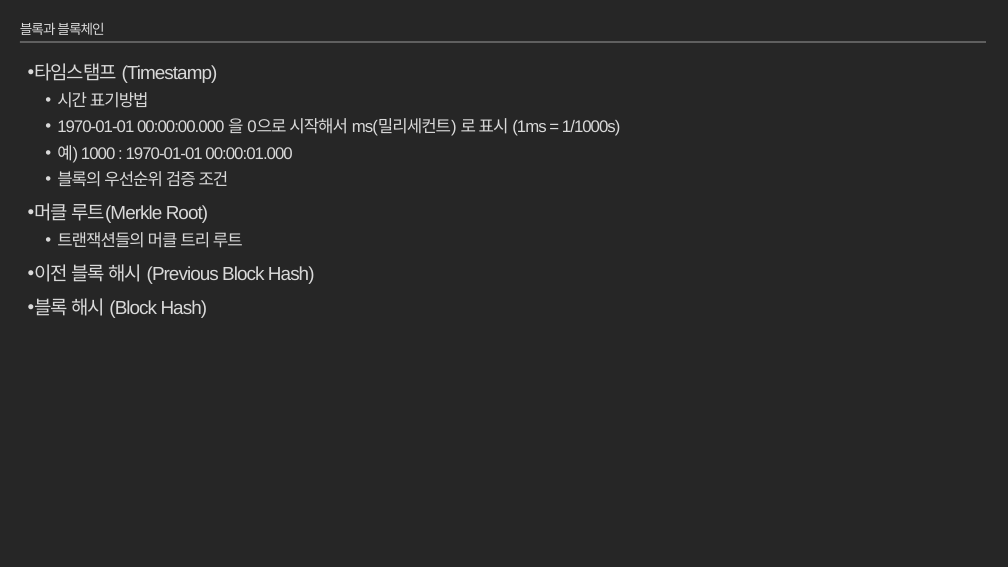
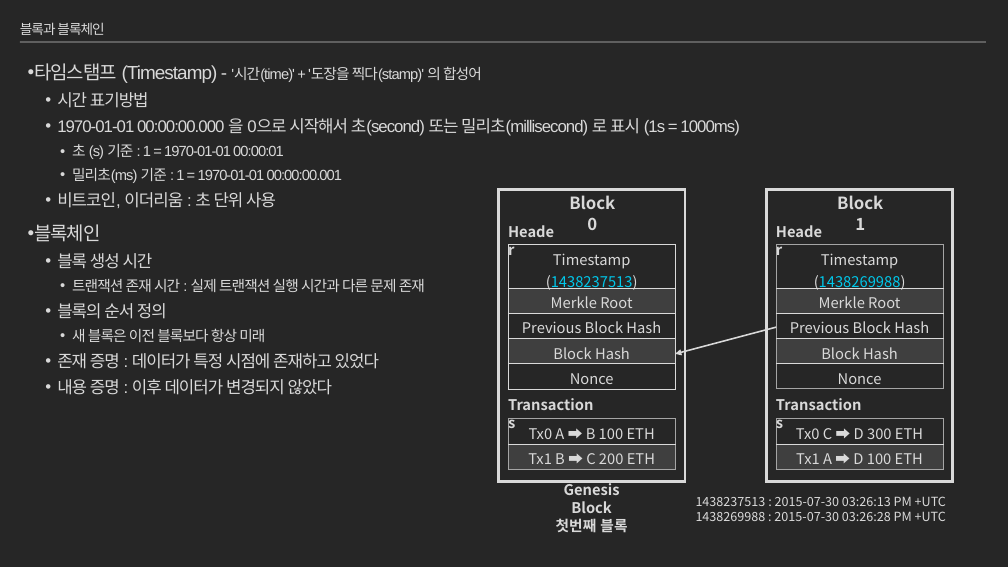
Before and after one commit to moss0801/blockchain-doc, a slide deck: slide 32 of General/Blockchain Part1.pptx (slide 30 before the commit). Drawn at 1008x567 pixels with LibreOffice and Linux fonts; fonts in the diff are those of the drawing. Boxes give left, top, right and bottom in pixels: in the first picture for what was removed or moved away, otherwise in the second. Text is boxed around its words. In the diff, an @@ line names an element or a change of style, - is before the commit and + after.

Commit message:
Blockchain Part1 'transaciton & block', 'block & blockchain'

```diff
--- a/General/Blockchain Part1.pptx
+++ b/General/Blockchain Part1.pptx
@@ text at [34,63,482,83]: text changed; size 18 to 14 pt @@
-• 타임스탬프 (Timestamp)
+• 타임스탬프 (Timestamp) - '시간(time)' + '도장을 찍다(stamp)' 의 합성어
@@ text at [34,118,739,395]: text changed @@
-  • 1970-01-01 00:00:00.000 을 0으로 시작해서 ms(밀리세컨트) 로 표시 (1ms = 1/1000s)
-  • 예) 1000 : 1970-01-01 00:00:01.000
-  • 블록의 우선순위 검증 조건
-• 머클 루트(Merkle Root)
-  • 트랜잭션들의 머클 트리 루트
-• 이전 블록 해시 (Previous Block Hash)
-• 블록 해시 (Block Hash)
+  • 1970-01-01 00:00:00.000 을 0으로 시작해서 초(second) 또는 밀리초(millisecond) 로 표시 (1s = 1000ms)
+    • 초 (s) 기준 : 1 = 1970-01-01 00:00:01
+    • 밀리초(ms) 기준 : 1 = 1970-01-01 00:00:00.001
+  • 비트코인, 이더리움 : 초 단위 사용
+• 블록체인
+  • 블록 생성 시간
+    • 트랜잭션 존재 시간 : 실제 트랜잭션 실행 시간과 다른 문제 존재
+  • 블록의 순서 정의
+    • 새 블록은 이전 블록보다 항상 미래
+  • 존재 증명 : 데이터가 특정 시점에 존재하고 있었다
+  • 내용 증명 : 이후 데이터가 변경되지 않았다
@@ rectangle added at [498,190,685,482], outline #D9D9D9 2.5 pt @@
@@ text added at [569,195,615,230], 16 pt, text #D9D9D9, bold @@
+Block 0
@@ rectangle added at [767,190,954,482], outline #D9D9D9 2.5 pt @@
@@ text added at [837,195,883,230], 16 pt, text #D9D9D9, bold @@
+Block 1
@@ text added at [501,219,567,245], 14 pt, text #D9D9D9, bold @@
+Header
@@ text added at [769,219,836,245], 14 pt, text #D9D9D9, bold @@
+Header
@@ table added at [508,245,675,389], 5 rows, 1 columns @@
+Timestamp / (1438237513)
+Merkle Root
+Previous Block Hash
+Block Hash
+Nonce
@@ table added at [777,245,944,389], 5 rows, 1 columns @@
+Timestamp / (1438269988)
+Merkle Root
+Previous Block Hash
+Block Hash
+Nonce
@@ arrow added from (777, 327) to (675, 354), #D9D9D9 1.5 pt @@
@@ text added at [501,392,603,418], 14 pt, text #D9D9D9, bold @@
+Transactions
@@ table added at [508,419,675,470], 2 rows, 1 columns @@
+Tx0 A ➡ B 100 ETH
+Tx1 B ➡ C 200 ETH
@@ text added at [769,392,872,418], 14 pt, text #D9D9D9, bold @@
+Transactions
@@ table added at [777,419,944,470], 2 rows, 1 columns @@
+Tx0 C ➡ D 300 ETH
+Tx1 A ➡ D 100 ETH
@@ text added at [556,481,627,533], 14 pt, text #D9D9D9, bold @@
+Genesis Block
+첫번째 블록
@@ text added at [696,496,946,521], 12 pt, text #D9D9D9 @@
+1438237513 : 2015-07-30 03:26:13 PM +UTC
+1438269988 : 2015-07-30 03:26:28 PM +UTC
```
Also in this commit, not shown: 6 other slides changed, 13 slides added.
